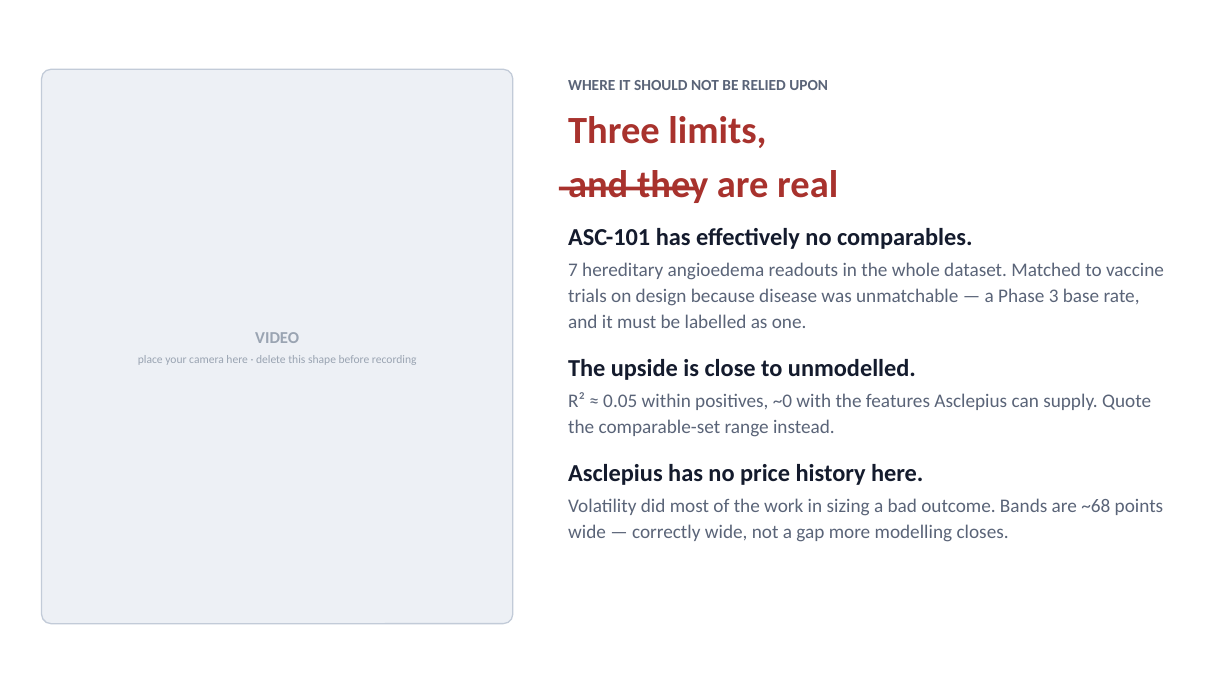
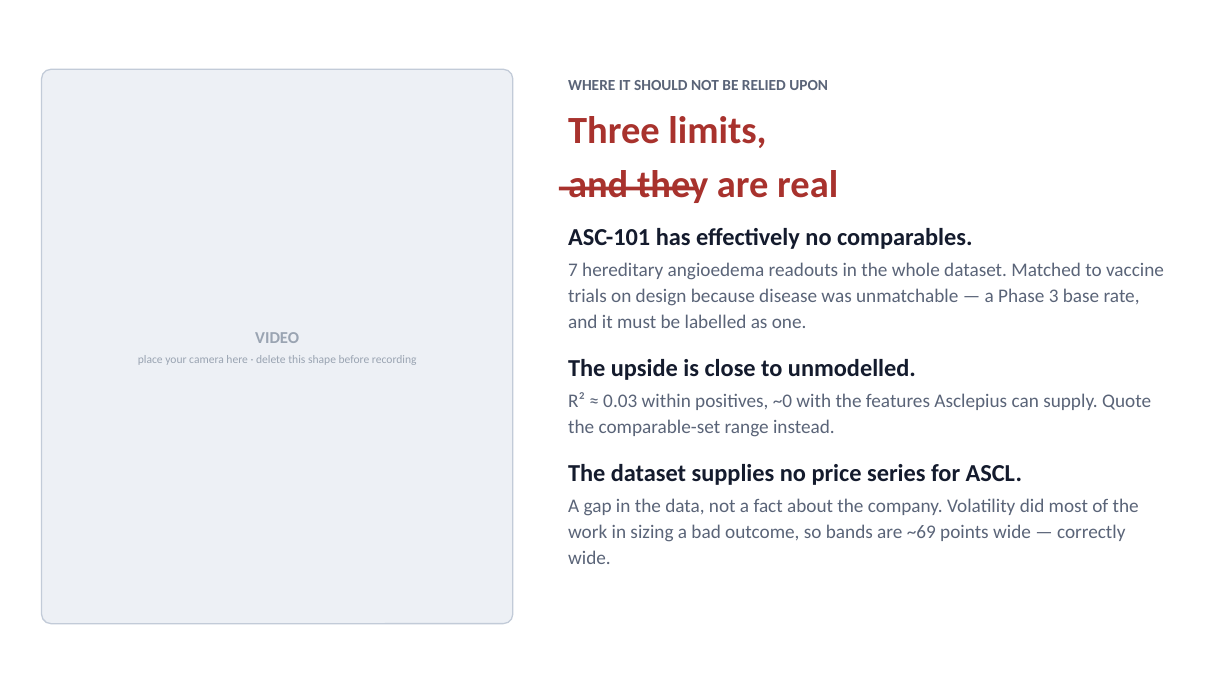
Before and after one commit to ruiruiruir/DSA_26S2, a slide deck: slide 4 of q5_video/Q5_handover_deck.pptx. Drawn at 1232x693 pixels with LibreOffice and Linux fonts; fonts in the diff are those of the drawing. Boxes give left, top, right and bottom in pixels: in the first picture for what was removed or moved away, otherwise in the second. Text is boxed around its words. In the diff, an @@ line names an element or a change of style, - is before the commit and + after.

```diff
--- a/q5_video/Q5_handover_deck.pptx
+++ b/q5_video/Q5_handover_deck.pptx
@@ text at (568,392,1151,564): text changed @@
-R² ≈ 0.05 within positives, ~0 with the features Asclepius can supply. Quote the comparable-set range instead.
-Asclepius has no price history here.
-Volatility did most of the work in sizing a bad outcome. Bands are ~68 points wide — correctly wide, not a gap more modelling closes.
+R² ≈ 0.03 within positives, ~0 with the features Asclepius can supply. Quote the comparable-set range instead.
+The dataset supplies no price series for ASCL.
+A gap in the data, not a fact about the company. Volatility did most of the work in sizing a bad outcome, so bands are ~69 points wide — correctly wide.
```
Also in this commit, not shown: 3 other slides changed, 2 other files.
